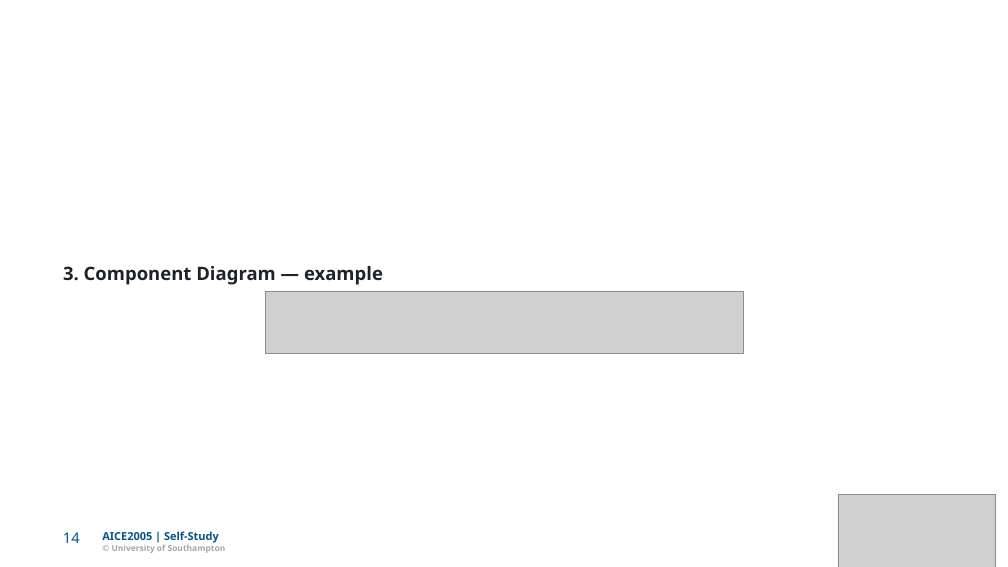
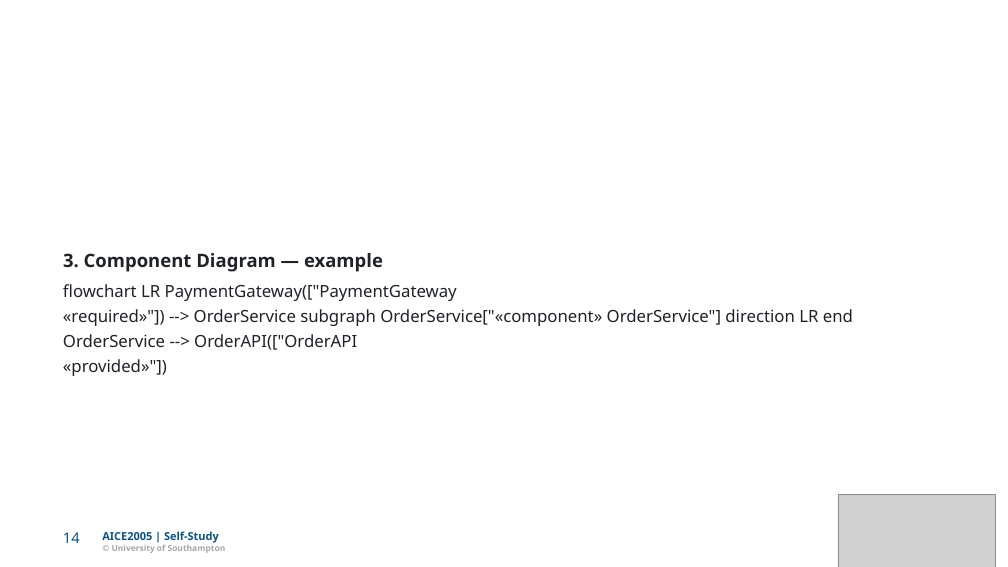
Before and after one commit to Dr-AlHashimy/Module_AICE2005_2627, a slide deck: slide 14 of html/COMP-_L7.1_lecture_self.pptx. Drawn at 1008x567 pixels with LibreOffice and Linux fonts; fonts in the diff are those of the drawing; grey boxes stand for pictures. Boxes give left, top, right and bottom in pixels: in the first picture for what was removed or moved away, otherwise in the second. Text is boxed around its words. In the diff, an @@ line names an element or a change of style, - is before the commit and + after.

```diff
--- a/html/COMP-_L7.1_lecture_self.pptx
+++ b/html/COMP-_L7.1_lecture_self.pptx
@@ text "3. Component Diagram — example" moved from (x1=63, y1=266, x2=383, y2=285) to (x1=63, y1=253, x2=383, y2=272) @@
@@ text added at (x1=63, y1=284, x2=457, y2=301), 16 pt, text #1F2328 @@
+ﬂowchart LR PaymentGateway(["PaymentGateway
@@ picture removed at (x1=265, y1=291, x2=743, y2=353) @@
@@ text added at (x1=63, y1=309, x2=853, y2=326), 16 pt, text #1F2328 @@
+«required»"]) --> OrderService subgraph OrderService["«component» OrderService"] direction LR end
@@ text added at (x1=63, y1=334, x2=357, y2=350), 16 pt, text #1F2328 @@
+OrderService --> OrderAPI(["OrderAPI
@@ text added at (x1=63, y1=359, x2=167, y2=376), 16 pt, text #1F2328 @@
+«provided»"])
```
Also in this commit, not shown: 14 other slides changed, 17 other files.
